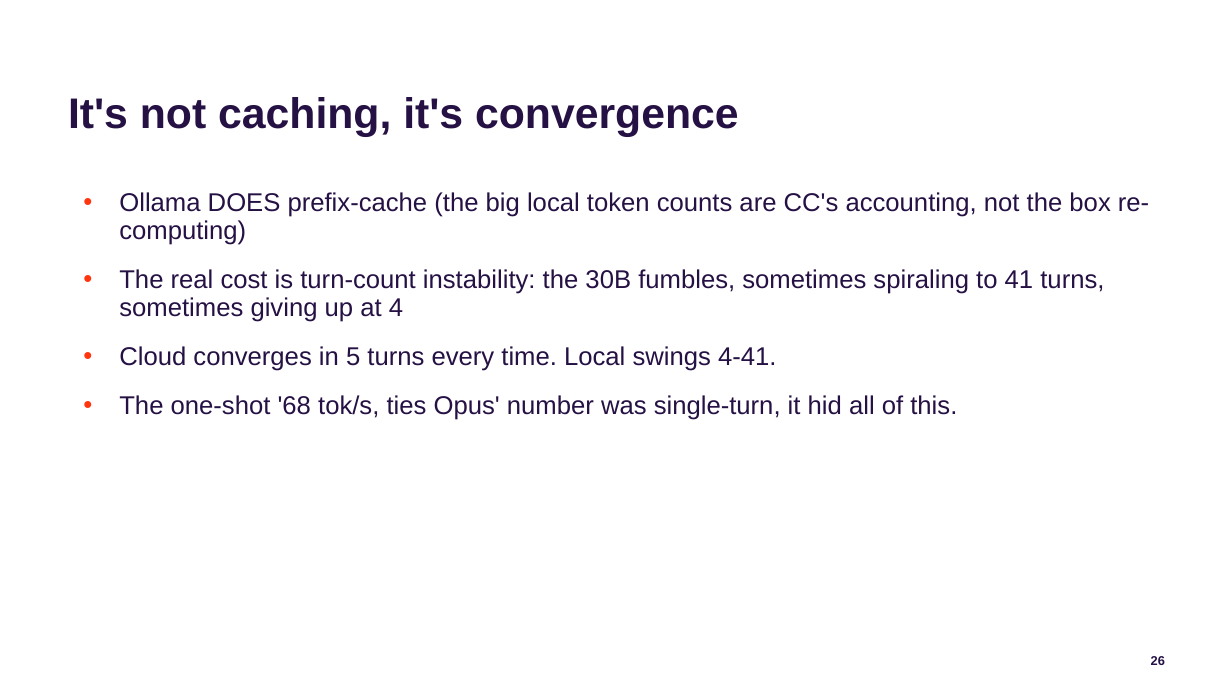
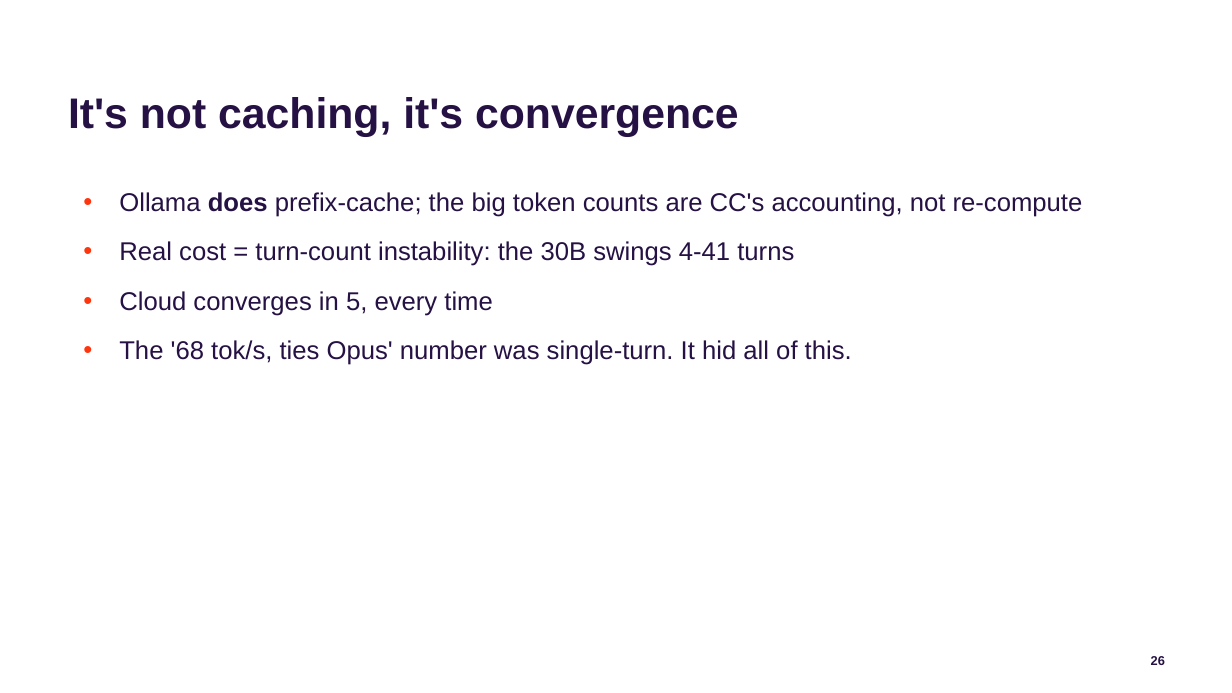
Before and after one commit to jconnolly/local-llm-pi5, a slide deck: slide 26 of local-llm-datasociety.pptx. Drawn at 1232x693 pixels with LibreOffice and Linux fonts; fonts in the diff are those of the drawing; background and template pictures are left out. Boxes give left, top, right and bottom in pixels: in the first picture for what was removed or moved away, otherwise in the second. Text is boxed around its words. In the diff, an @@ line names an element or a change of style, - is before the commit and + after.

```diff
--- a/local-llm-datasociety.pptx
+++ b/local-llm-datasociety.pptx
@@ text at (x1=119, y1=192, x2=1083, y2=365): text changed @@
-• Ollama DOES prefix-cache (the big local token counts are CC's accounting, not the box re-computing)
-• The real cost is turn-count instability: the 30B fumbles, sometimes spiraling to 41 turns, sometimes giving up at 4
-• Cloud converges in 5 turns every time. Local swings 4-41.
-• The one-shot '68 tok/s, ties Opus' number was single-turn, it hid all of this.
+• Ollama does prefix-cache; the big token counts are CC's accounting, not re-compute
+• Real cost = turn-count instability: the 30B swings 4-41 turns
+• Cloud converges in 5, every time
+• The '68 tok/s, ties Opus' number was single-turn. It hid all of this.
```
Also in this commit, not shown: 3 other files.
